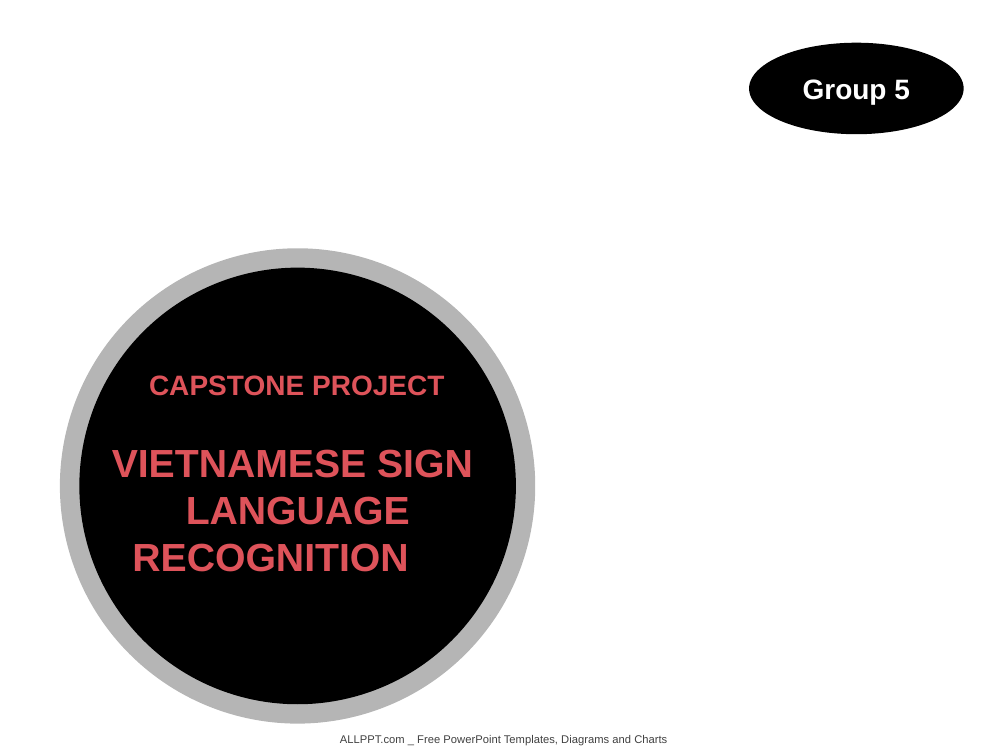
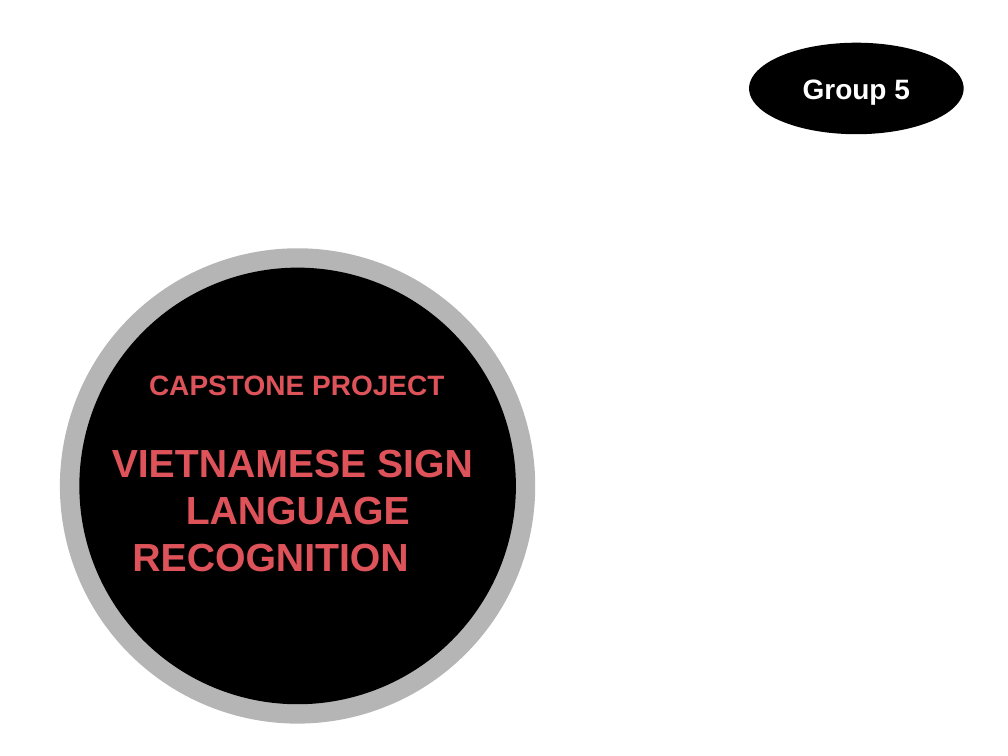
Before and after one commit to nicknguyen071093/CapstoneProject, a slide deck: slide 1 of Thuyettrinh/PPGroup 5.pptx. Drawn at 1008x756 pixels with LibreOffice and Linux fonts; fonts in the diff are those of the drawing; background and template pictures are left out. Boxes give left, top, right and bottom in pixels: in the first picture for what was removed or moved away, otherwise in the second. Text is boxed around its words. In the diff, an @@ line names an element or a change of style, - is before the commit and + after.

```diff
--- a/Thuyettrinh/PPGroup 5.pptx
+++ b/Thuyettrinh/PPGroup 5.pptx
@@ text removed at box(340, 735, 667, 745) @@
-ALLPPT.com _ Free PowerPoint Templates, Diagrams and Charts
```
